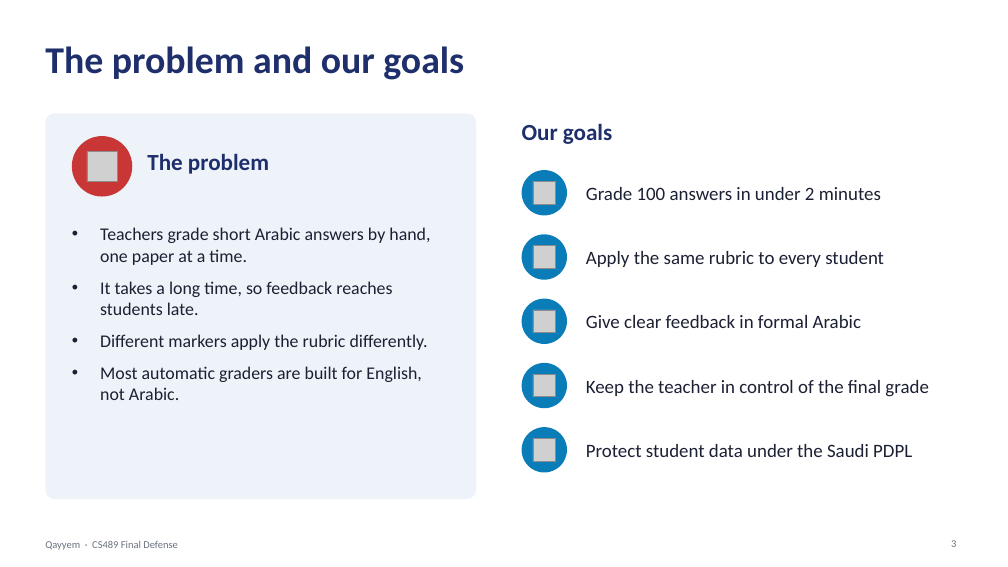
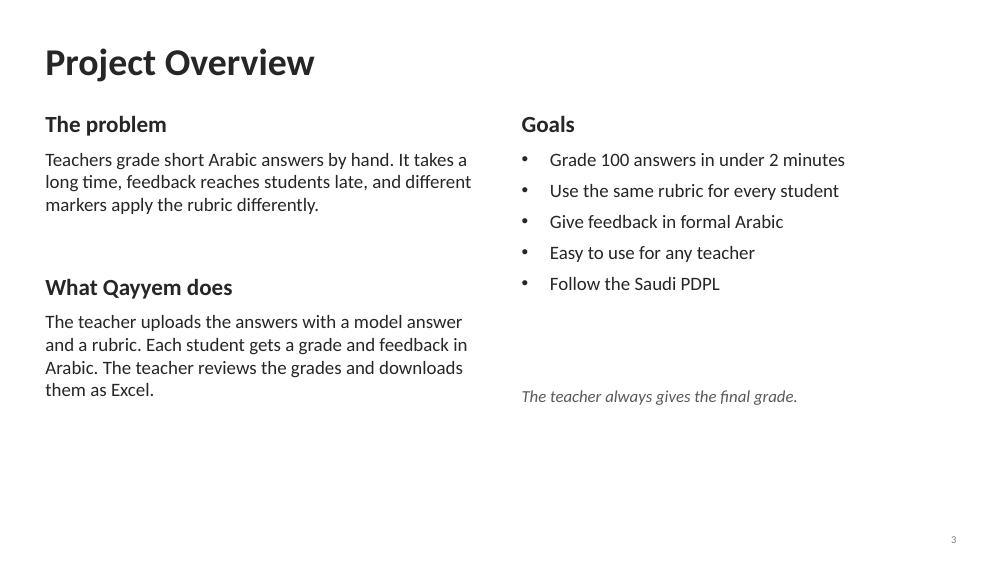
Before and after one commit to saif12ibr-pixel/qayyem, a slide deck: slide 3 of DOCUMENTS/Qayyem_Final_Defense.pptx. Drawn at 1008x567 pixels with LibreOffice and Linux fonts; fonts in the diff are those of the drawing; grey boxes stand for pictures. Boxes give left, top, right and bottom in pixels: in the first picture for what was removed or moved away, otherwise in the second. Text is boxed around its words. In the diff, an @@ line names an element or a change of style, - is before the commit and + after.

Commit message:
Use CS489 throughout and simplify the defense slides
- Report and project description refer to CS489 only
- Defense slides restyled to a plain layout

```diff
--- a/DOCUMENTS/Qayyem_Final_Defense.pptx
+++ b/DOCUMENTS/Qayyem_Final_Defense.pptx
@@ title at [45, 48, 315, 82]: text changed; text colour #1F2F6B to #262626 @@
-The problem and our goals
+Project Overview
@@ text "The problem": place and size @@
-text "The problem" at [147, 153, 269, 174]
+text "The problem" at [45, 115, 167, 136]
@@ text "The problem" at [45, 115, 167, 136]: text colour #1F2F6B to #262626 @@
@@ rounded rectangle removed at [45, 113, 476, 499] @@
@@ text at [522, 115, 575, 132]: text changed; text colour #1F2F6B to #262626 @@
-Our goals
+Goals
@@ ellipse removed at [72, 136, 132, 197] @@
@@ text at [45, 153, 471, 214]: text changed; size 17 to 18 pt; text colour #1B2033 to #262626 @@
-• Teachers grade short Arabic answers by hand, one paper at a time.
-• It takes a long time, so feedback reaches students late.
-• Different markers apply the rubric differently.
-• Most automatic graders are built for English, not Arabic.
+Teachers grade short Arabic answers by hand. It takes a long time, feedback reaches students late, and different markers apply the rubric differently.
@@ picture removed at [87, 151, 117, 181] @@
@@ ellipse removed at [522, 170, 567, 216] @@
@@ text added at [550, 153, 845, 290], 18 pt, text #262626 @@
+• Grade 100 answers in under 2 minutes
+• Use the same rubric for every student
+• Give feedback in formal Arabic
+• Easy to use for any teacher
+• Follow the Saudi PDPL
@@ picture removed at [533, 181, 556, 204] @@
@@ text removed at [586, 187, 881, 200] @@
-Grade 100 answers in under 2 minutes
@@ ellipse removed at [522, 234, 567, 280] @@
@@ picture removed at [533, 246, 556, 268] @@
@@ text removed at [586, 251, 884, 267] @@
-Apply the same rubric to every student
@@ text added at [45, 278, 233, 299], 22 pt, text #262626, bold @@
+What Qayyem does
@@ ellipse removed at [522, 299, 567, 344] @@
@@ text added at [45, 315, 467, 396], 18 pt, text #262626 @@
+The teacher uploads the answers with a model answer and a rubric. Each student gets a grade and feedback in Arabic. The teacher reviews the grades and downloads them as Excel.
@@ picture removed at [533, 310, 556, 333] @@
@@ text removed at [586, 315, 861, 328] @@
-Give clear feedback in formal Arabic
@@ text "The teacher always gives the ..." at [522, 390, 798, 405]: vertical alignment middle to top @@
@@ ellipse removed at [522, 363, 567, 408] @@
@@ picture removed at [533, 374, 556, 397] @@
@@ text at [522, 390, 798, 405]: text changed; size 18 to 16 pt; text colour #1B2033 to #595959; italic on @@
-Keep the teacher in control of the final grade
+The teacher always gives the final grade.
@@ ellipse removed at [522, 427, 567, 473] @@
@@ picture removed at [533, 439, 556, 461] @@
@@ text removed at [586, 444, 912, 457] @@
-Protect student data under the Saudi PDPL
@@ page number at [951, 536, 956, 543]: text colour #6B7280 to #7F7F7F @@
@@ text removed at [45, 541, 177, 550] @@
-Qayyem · CS489 Final Defense
```
Also in this commit, not shown: 17 other slides changed, 3 other files.
